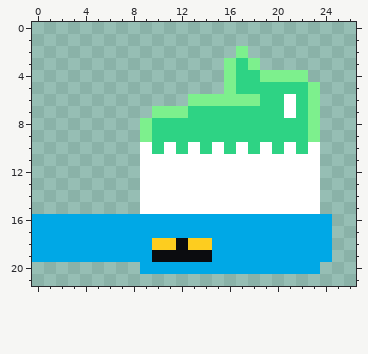
Pixel-art sprite, stored at packages/nouns-img-permutator/assets/layer-3/head-toothbrush-fresh.png. That is the earlier state.
The file is 32x32 pixels. Colours within 5 levels of each other are drawn and written as one. Shown: x 0..26, y 0..21.
Once edited:
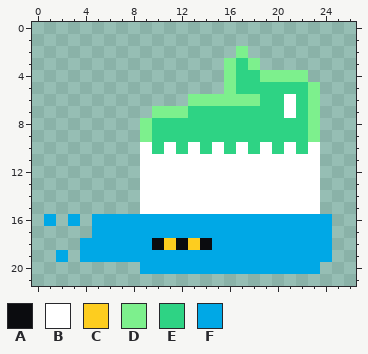
Palette (. is transparent): A #0b0c0f  B #ffffff  C #fdcd1f  D #7df08d  E #2ed384  F #00a8e6
Changes in this commit:
Changed rows in their new state; - is an unchanged pixel.
first column x 0:
16 .-.-.----------
17 .....----------
18 ....------A---A
19 ..-.------FFFFF
